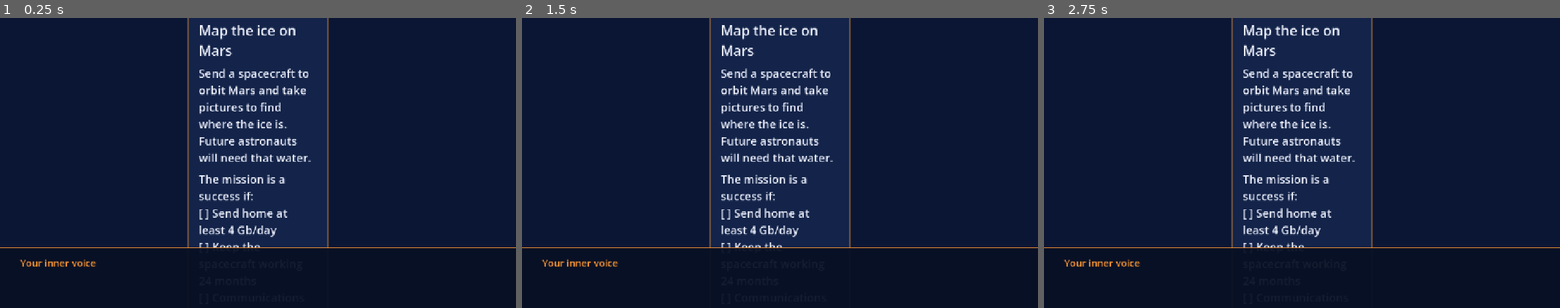
Above: before the commit, frames 1-3 (left to right).
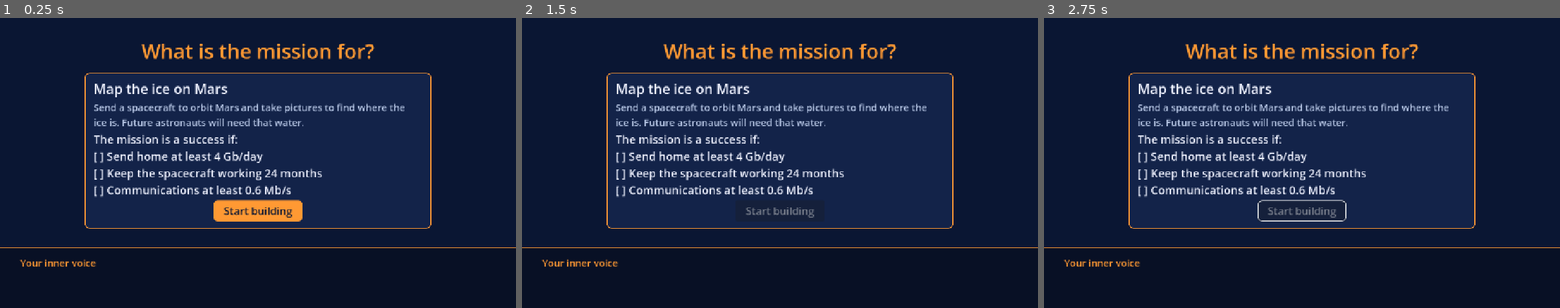
Above: after the commit, the same moments.

Repository: Kaleb-45/how-did-we-get-here
Game: Godot game, scene res://scenes/mission_select.tscn
Two runs of this game, one before a commit and one after it. Both use one fixed random seed, a clock stepped at 60 frames per second and the inputs below. This scene is started directly instead of the project's main scene.
Inputs (mouse positions are in pixels of both pictures, inside the frame that each line leads up to):
- Up to frame 1 (0.25 s): no input
- Up to frame 2 (1.5 s): click (780, 212) at 0.5 s, where only the run after the commit has a clickable "Start building"; tap Enter at 1.25 s; move the mouse to (893, 148) at 1.27 s; hold D from 1.28 s (still down); tap E at 1.35 s; click (893, 148) at 1.42 s
- Up to frame 3 (2.75 s): tap Space at 1.52, 2, 2.27 s; move the mouse to (1198, 177) at 2.02 s; release D at 2.03 s; hold S from 2.03 s (still down); tap Tab at 2.1 s

The runs differ from the first frame. In frame 1, 10% of the frame differs, in the area x 16-84%, y 0-80%; in frame 2, 9.1%; in frame 3, 9.2%.
Error before the commit: Invalid access to property or key of type 'String' on a base object of type 'Dictionary'. (res://scripts/mission_select.gd:59)
Error after the commit: Invalid access to property or key of type 'String' on a base object of type 'Dictionary'. (res://scripts/mission_select.gd:60)

Commit message:
Fix setup screens: cards fit above the voice bar (wider cards, smaller picture, small description text)
Co-Authored-By: Claude Opus 5.5 <noreply@anthropic.com>

Diff:
--- a/scenes/character_select.tscn
+++ b/scenes/character_select.tscn
@@ -26,12 +26,13 @@
 anchors_preset = 15
 anchor_right = 1.0
 anchor_bottom = 1.0
+offset_bottom = -150.0
 grow_horizontal = 2
 grow_vertical = 2
 
 [node name="Column" type="VBoxContainer" parent="Center"]
 layout_mode = 2
-theme_override_constants/separation = 40
+theme_override_constants/separation = 20
 
 [node name="Title" type="Label" parent="Center/Column"]
 unique_name_in_owner = true
--- a/scenes/choice_card.tscn
+++ b/scenes/choice_card.tscn
@@ -3,20 +3,20 @@
 [ext_resource type="Script" path="res://scripts/choice_card.gd" id="1_card"]
 
 [node name="ChoiceCard" type="PanelContainer"]
-custom_minimum_size = Vector2(350, 0)
+custom_minimum_size = Vector2(390, 0)
 theme_type_variation = &"NavyPanel"
 script = ExtResource("1_card")
 
 [node name="Margin" type="MarginContainer" parent="."]
 layout_mode = 2
-theme_override_constants/margin_left = 6
-theme_override_constants/margin_top = 8
-theme_override_constants/margin_right = 6
-theme_override_constants/margin_bottom = 6
+theme_override_constants/margin_left = 0
+theme_override_constants/margin_top = 0
+theme_override_constants/margin_right = 0
+theme_override_constants/margin_bottom = 0
 
 [node name="Column" type="VBoxContainer" parent="Margin"]
 layout_mode = 2
-theme_override_constants/separation = 14
+theme_override_constants/separation = 6
 
 [node name="PictureFrame" type="VBoxContainer" parent="Margin/Column"]
 unique_name_in_owner = true
@@ -25,7 +25,7 @@
 
 [node name="Picture" type="TextureRect" parent="Margin/Column/PictureFrame"]
 unique_name_in_owner = true
-custom_minimum_size = Vector2(0, 200)
+custom_minimum_size = Vector2(0, 120)
 layout_mode = 2
 expand_mode = 1
 stretch_mode = 5
@@ -33,7 +33,7 @@
 [node name="Missing" type="Label" parent="Margin/Column/PictureFrame"]
 unique_name_in_owner = true
 visible = false
-custom_minimum_size = Vector2(0, 200)
+custom_minimum_size = Vector2(0, 120)
 layout_mode = 2
 theme_type_variation = &"SmallText"
 text = "picture goes here"
@@ -57,7 +57,7 @@
 [node name="Description" type="Label" parent="Margin/Column"]
 unique_name_in_owner = true
 layout_mode = 2
-theme_type_variation = &"BodyText"
+theme_type_variation = &"SmallText"
 text = "Description"
 autowrap_mode = 3
 
--- a/scenes/destination.tscn
+++ b/scenes/destination.tscn
@@ -26,12 +26,13 @@
 anchors_preset = 15
 anchor_right = 1.0
 anchor_bottom = 1.0
+offset_bottom = -150.0
 grow_horizontal = 2
 grow_vertical = 2
 
 [node name="Column" type="VBoxContainer" parent="Center"]
 layout_mode = 2
-theme_override_constants/separation = 40
+theme_override_constants/separation = 20
 
 [node name="Title" type="Label" parent="Center/Column"]
 unique_name_in_owner = true
--- a/scenes/mission_select.tscn
+++ b/scenes/mission_select.tscn
@@ -26,12 +26,13 @@
 anchors_preset = 15
 anchor_right = 1.0
 anchor_bottom = 1.0
+offset_bottom = -150.0
 grow_horizontal = 2
 grow_vertical = 2
 
 [node name="Column" type="VBoxContainer" parent="Center"]
 layout_mode = 2
-theme_override_constants/separation = 40
+theme_override_constants/separation = 20
 
 [node name="Title" type="Label" parent="Center/Column"]
 unique_name_in_owner = true
--- a/scenes/name.tscn
+++ b/scenes/name.tscn
@@ -26,6 +26,7 @@
 anchors_preset = 15
 anchor_right = 1.0
 anchor_bottom = 1.0
+offset_bottom = -150.0
 grow_horizontal = 2
 grow_vertical = 2
 
--- a/scenes/rocket.tscn
+++ b/scenes/rocket.tscn
@@ -26,12 +26,13 @@
 anchors_preset = 15
 anchor_right = 1.0
 anchor_bottom = 1.0
+offset_bottom = -150.0
 grow_horizontal = 2
 grow_vertical = 2
 
 [node name="Column" type="VBoxContainer" parent="Center"]
 layout_mode = 2
-theme_override_constants/separation = 40
+theme_override_constants/separation = 20
 
 [node name="Title" type="Label" parent="Center/Column"]
 unique_name_in_owner = true
--- a/scripts/mission_select.gd
+++ b/scripts/mission_select.gd
@@ -25,6 +25,7 @@
 		# No subtitle line for missions, so we pass "" and the card hides it.
 		card.setup(words["name"], "", words["description"], words["button"])
 		card.set_extra(make_checklist(mission_id))
+		card.custom_minimum_size.x = 860   # only one mission, so the card can be wide
 		cards.append(card)
 		card.chosen.connect(_on_mission_chosen.bind(mission_id))
 
